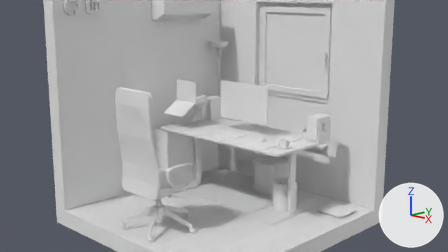
Renders of the Blender file original_assets/room.blend from each side of a commit.
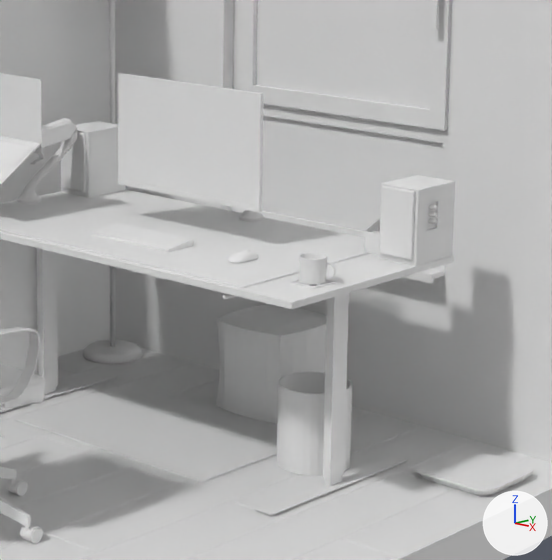
Each version appears first from the file's camera 'Camera', and next in a close-up on the part from 41% to 81% of the width and 22% to 95% of the height. Every picture has the same lights, and +X, +Y and +Z are marked at lower right.

Script lines for the objects in view, before the commit:
```python
me_cube_016 = bpy.data.meshes.new('Cube.016')
me_cube_016.from_pydata(...)  # a box spanning x -2.18..2.18, y -1.39..1.39, z -0.02..0.01
me_cube_017 = bpy.data.meshes.new('Cube.017')
me_cube_017.from_pydata(...)  # 152 vertices, 150 faces; spans x -0.84..0.84, y -0.84..0.84, z -0.79..0.84
me_cylinder = bpy.data.meshes.new('Cylinder')
me_cylinder.from_pydata(...)  # 212 vertices, 159 faces; spans x -0.57..0.57, y -0.57..0.57, z -0.09..7.21
me_cylinder.polygons.foreach_set('use_smooth', [True] * 159)
me_cylinder_009 = bpy.data.meshes.new('Cylinder.009')
me_cylinder_009.from_pydata(...)  # 128 vertices, 68 faces; spans x -0.592..0.592, y -0.592..0.592, z -0.68..0.68
ob_bin = bpy.data.objects.new('Bin', me_cylinder_009)
ob_bin.location = (2.4, 2.19, 0.68)
ob_carpet = bpy.data.objects.new('Carpet', me_cube_016)
ob_carpet.location = (-0.45, 1.61, 0.02)
ob_pouf = bpy.data.objects.new('Pouf', me_cube_017)
ob_pouf.location = (0.02, 4.02, 0.79)
ob_stand = bpy.data.objects.new('stand', me_cylinder)
ob_stand.parent = ob_floor_lamp
ob_stand.location = (-4.194, 4.177, 0.0953)
# also in view: 'wall-left' at (-5.33, 0.01, 5.34); 'glass-top' at (0.38, 5.3, 7.4); 'keyboard_base' at (-0.16, 0.83, 3.57); 'top-part' at (0.0, 1.61, 1.77); 'Cup' at (3.58, 0.69, 3.71)
```
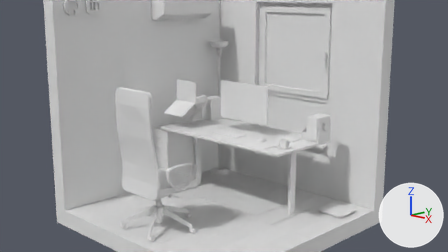
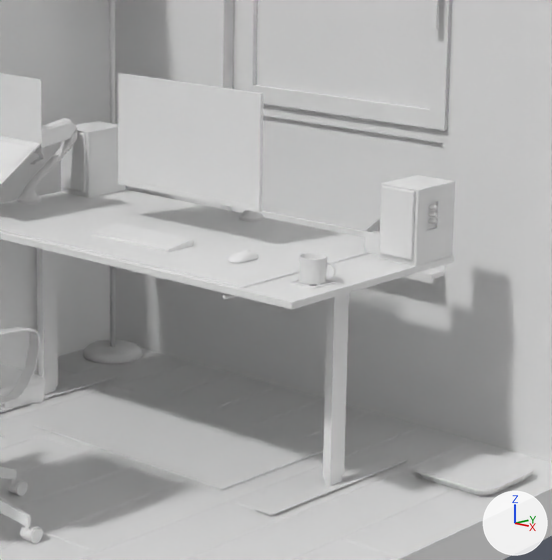
What changed in the scene script:
```text
Change ob_carpet:
    ob_carpet.location: (-0.45, 1.61, 0.02) -> (0.01, 1.61, 0.02)
Remove ob_pouf:
    ob_pouf = bpy.data.objects.new('Pouf', me_cube_017)
    ob_pouf.location = (0.02, 4.02, 0.79)
Remove ob_bin:
    ob_bin = bpy.data.objects.new('Bin', me_cylinder_009)
    ob_bin.location = (2.4, 2.19, 0.68)
```

Changed parts and their boxes (x1, y1, x2, y2) in the close-ups (552 x 560 px):
'Carpet', moved
    before: (15, 385, 277, 483)
    after: (33, 390, 324, 490)
'Pouf', deleted
    before: (216, 304, 327, 424)
'Bin', deleted
    before: (277, 372, 352, 476)
